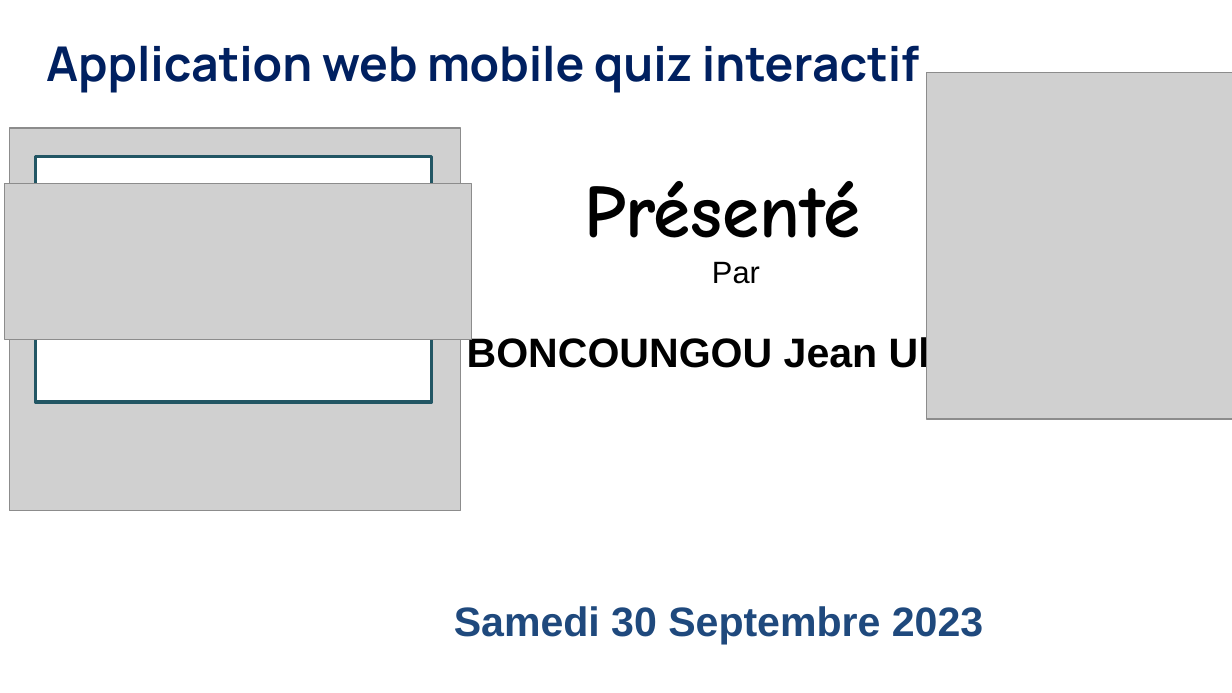
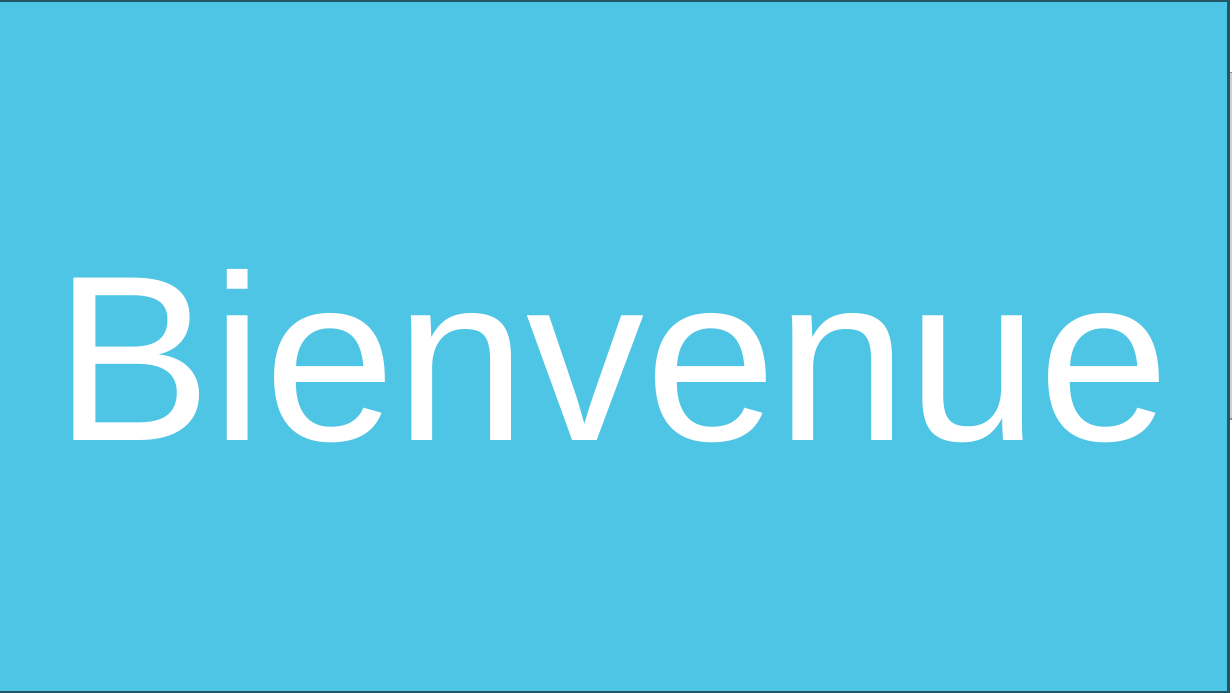
Before and after one commit to jbu72/Projet_soutenance, a slide deck: slide 3 of plan/Proposition de plan.pptx. Drawn at 1232x693 pixels with LibreOffice and Linux fonts; fonts in the diff are those of the drawing; grey boxes stand for pictures; background and template pictures are left out. Boxes give left, top, right and bottom in pixels: in the first picture for what was removed or moved away, otherwise in the second. Text is boxed around its words. In the diff, an @@ line names an element or a change of style, - is before the commit and + after.

```diff
--- a/plan/Proposition de plan.pptx
+++ b/plan/Proposition de plan.pptx
@@ rectangle added at (0,0,1228,692), fill #4FC5E5, outline #235664 2 pt, 138 pt, text #FFFFFF @@
+Bienvenue
@@ picture removed at (9,128,461,510) @@
@@ rectangle removed at (36,156,432,402) @@
@@ picture removed at (5,184,472,340) @@
@@ text removed at (467,181,1005,376) @@
-Présenté
-Par
-BONCOUNGOU Jean Ulrich
@@ text removed at (454,606,983,644) @@
-Samedi 30 Septembre 2023
```
Also in this commit, not shown: 1 other slide changed, 40 other files.
